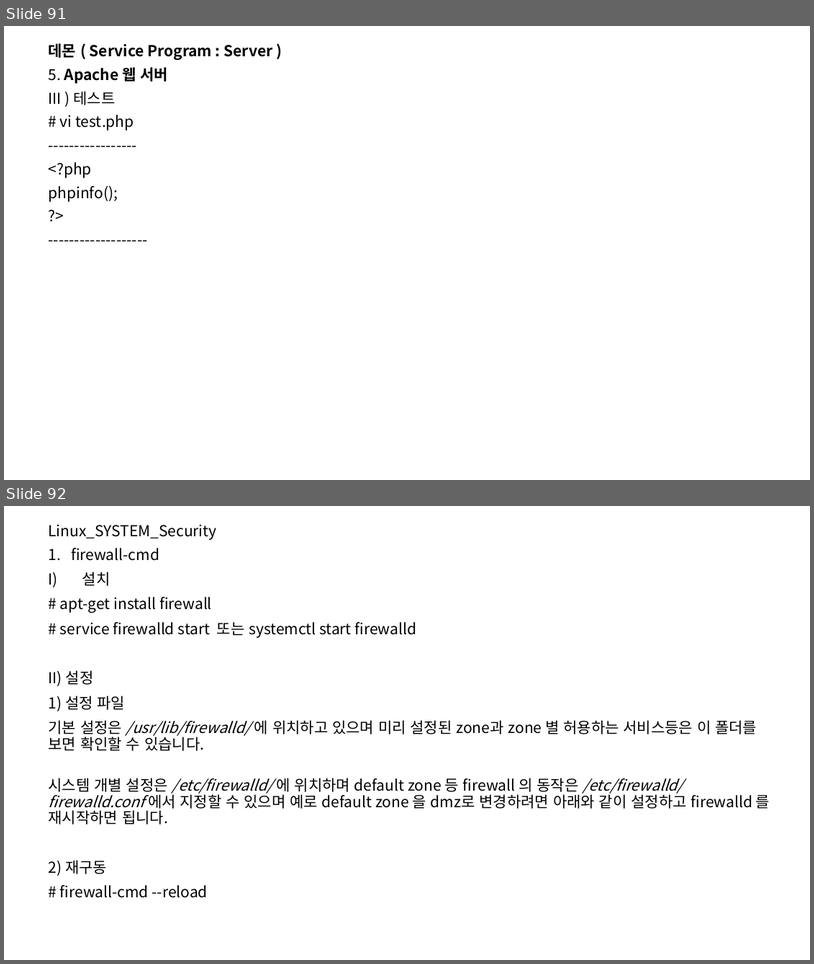
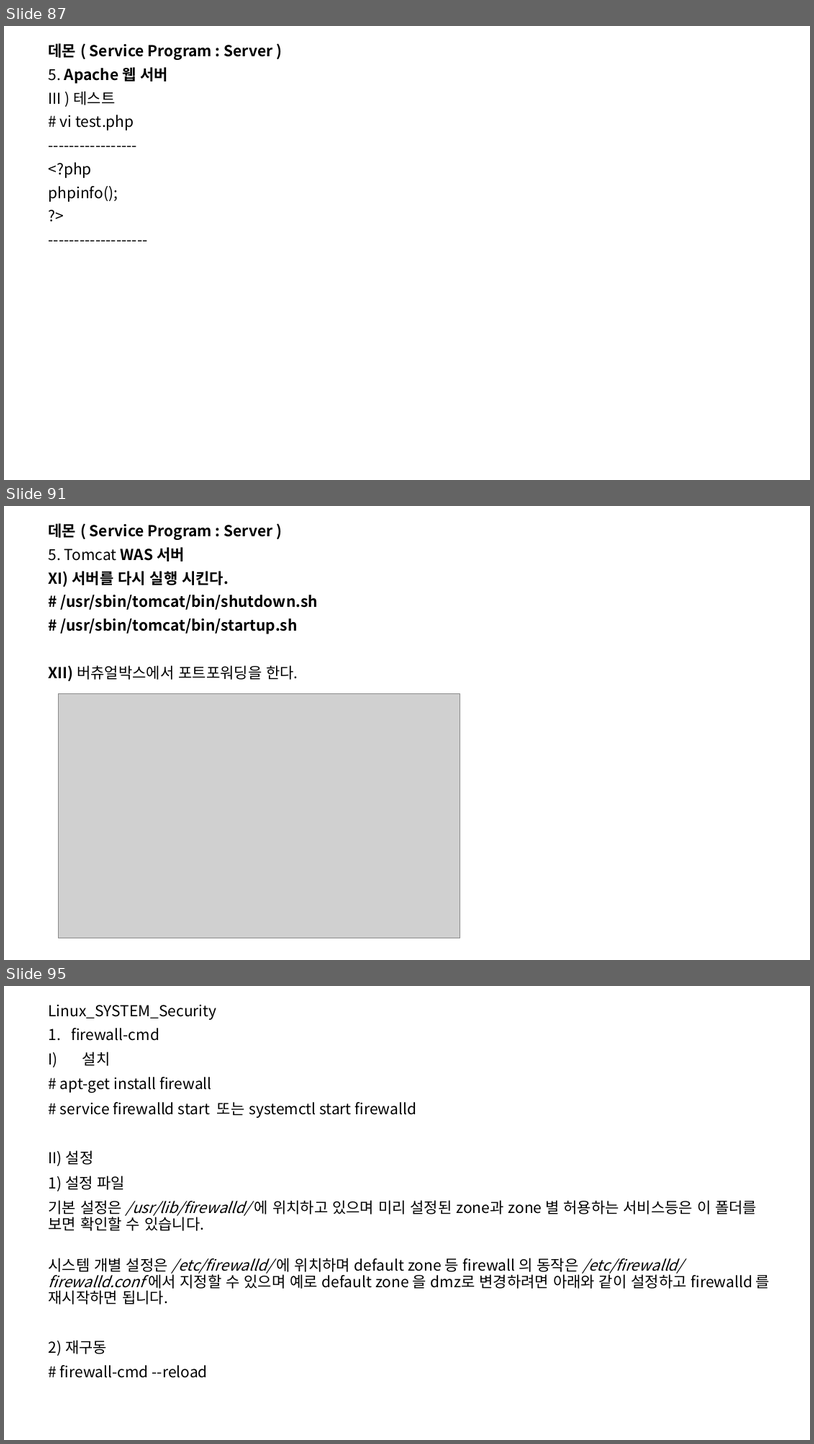
Before and after one commit to SoongMoo/PBL_3st_20231228, a slide deck: linux/리눅스.pptx. Shown one above the other, each under a label of ours: slides 91 and 92 before the commit, slides 87, 91 and 95 after it; the slides between them are not shown. The pictures are 814x964 and 814x1444 pixels, drawn with LibreOffice and Linux fonts; fonts in the diff are those of the drawing; grey boxes stand for pictures. Boxes give left, top, right and bottom in pixels: in the first picture for what was removed or moved away, otherwise in the second. Text is boxed around its words. In the diff, an @@ line names an element or a change of style, - is before the commit and + after.

```diff
--- a/linux/리눅스.pptx
+++ b/linux/리눅스.pptx
@@ slide 91 added at (4,506,810,960), background #FFFFFF @@
@@ subtitle added at (49,523,318,681), 18 pt, text #000000, bold @@
+데몬 ( Service Program : Server )
+5. Tomcat WAS 서버
+XI) 서버를 다시 실행 시킨다.
+# /usr/sbin/tomcat/bin/shutdown.sh
+# /usr/sbin/tomcat/bin/startup.sh
+XII) 버츄얼박스에서 포트포워딩을 한다.
@@ picture added at (58,693,460,938) @@
@@ what was slide 91 is now slide 87 @@
@@ what was slide 92 is now slide 95 @@
```
Also in this commit, not shown: 1 slide changed, 6 other slides added, 4 slides removed.
